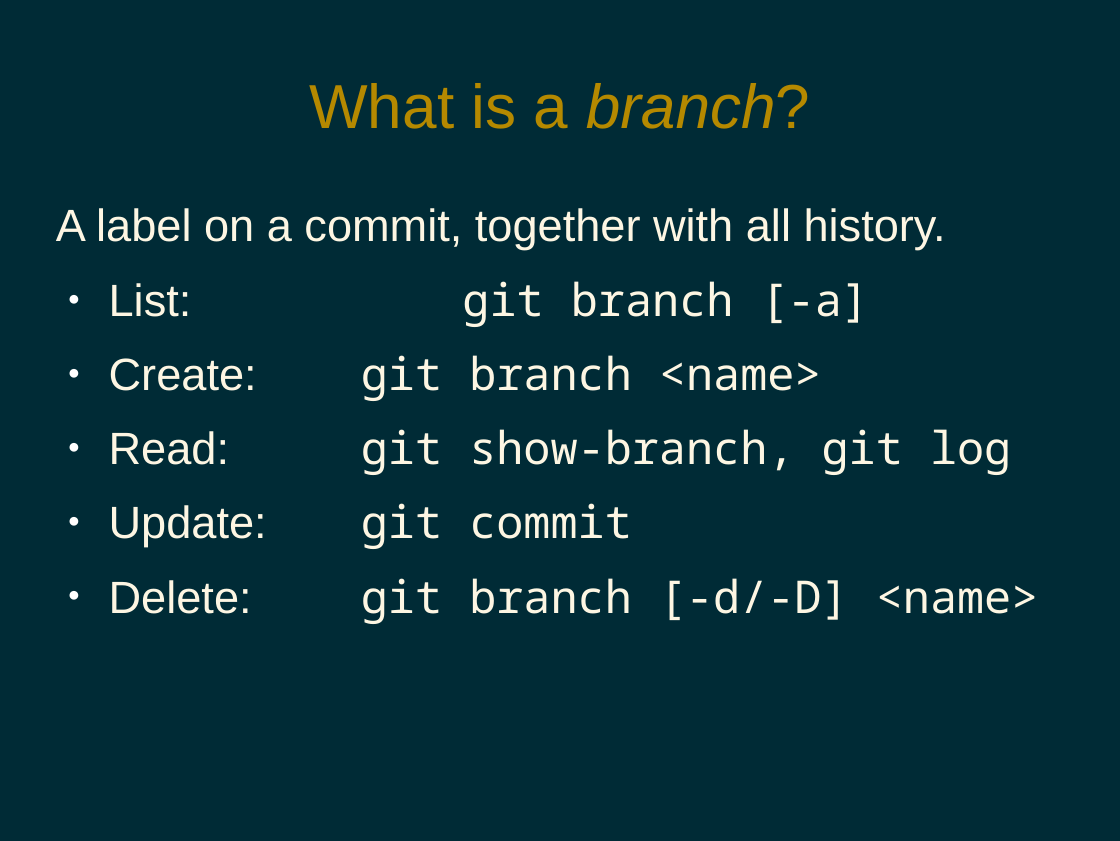
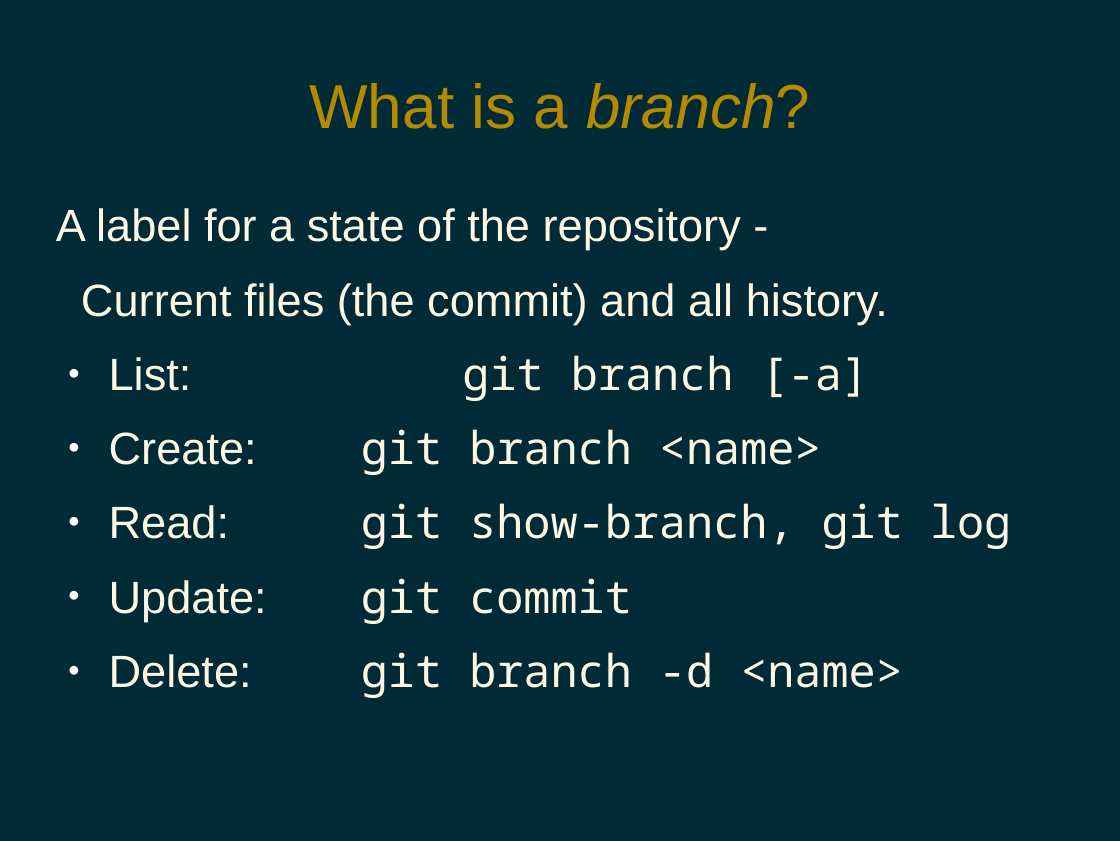
Before and after one commit to pdg137/gitpres, a slide deck: slide 5 of advanced.odp. Drawn at 1120x841 pixels with LibreOffice and Linux fonts; fonts in the diff are those of the drawing. Boxes give left, top, right and bottom in pixels: in the first picture for what was removed or moved away, otherwise in the second. Text is boxed around its words. In the diff, an @@ line names an element or a change of style, - is before the commit and + after.

```diff
--- a/advanced.odp
+++ b/advanced.odp
@@ text at bbox=[56, 208, 888, 324]: text changed @@
-A label on a commit, together with all history.
+A label for a state of the repository -
+Current files (the commit) and all history.
@@ text at bbox=[109, 652, 903, 698]: text changed @@
-● Delete: git branch [-d/-D] <name>
+● Delete: git branch -d <name>
```
Also in this commit, not shown: 3 other slides changed, 1 slide added, 3 slides removed.
